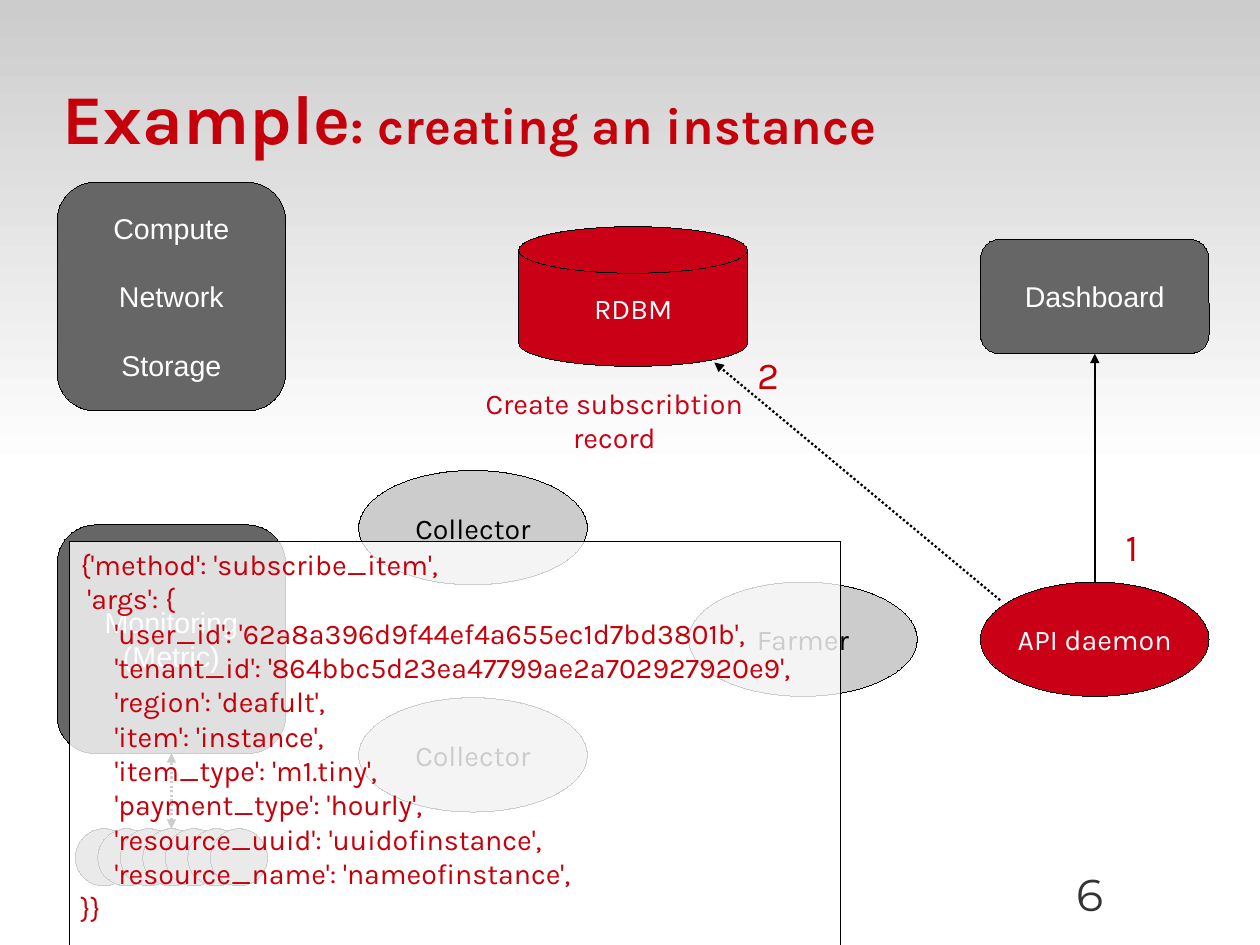
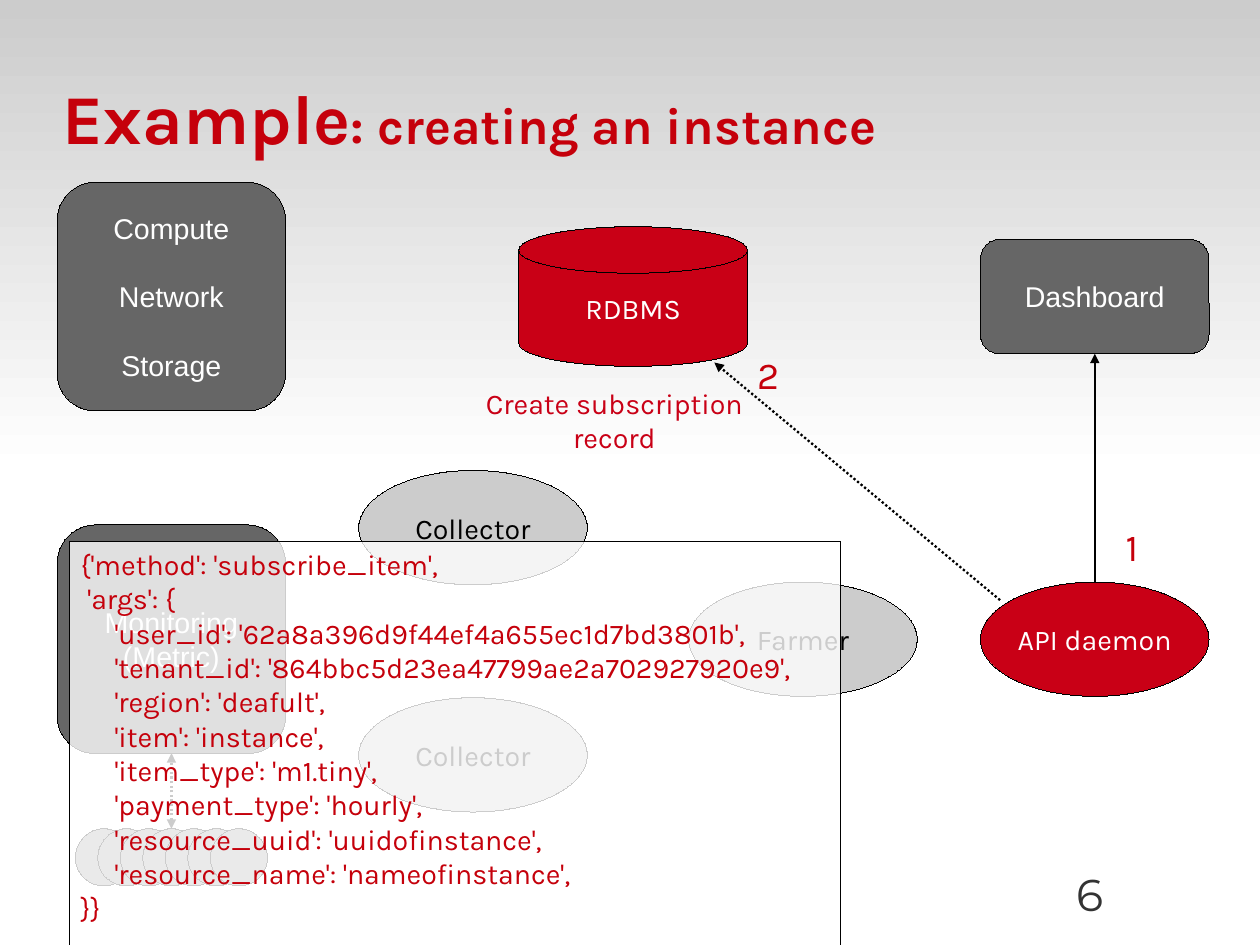
Before and after one commit to zyluo/talk-OSDS-2012, a slide deck: slide 6 of OSDS-2012-SF-dough-LZY.odp. Drawn at 1260x945 pixels with LibreOffice and Linux fonts; fonts in the diff are those of the drawing; background and template pictures are left out. Boxes give left, top, right and bottom in pixels: in the first picture for what was removed or moved away, otherwise in the second. Text is boxed around its words. In the diff, an @@ line names an element or a change of style, - is before the commit and + after.

Commit message:
Fix subscribtion typo

```diff
--- a/OSDS-2012-SF-dough-LZY.odp
+++ b/OSDS-2012-SF-dough-LZY.odp
@@ text in cylinder at box(585, 300, 680, 320): text changed @@
-RDBM
+RDBMS
@@ text at box(486, 394, 742, 449): text changed @@
-Create subscribtion record
+Create subscription record
```
Also in this commit, not shown: 9 other slides changed, 1 slide added.
